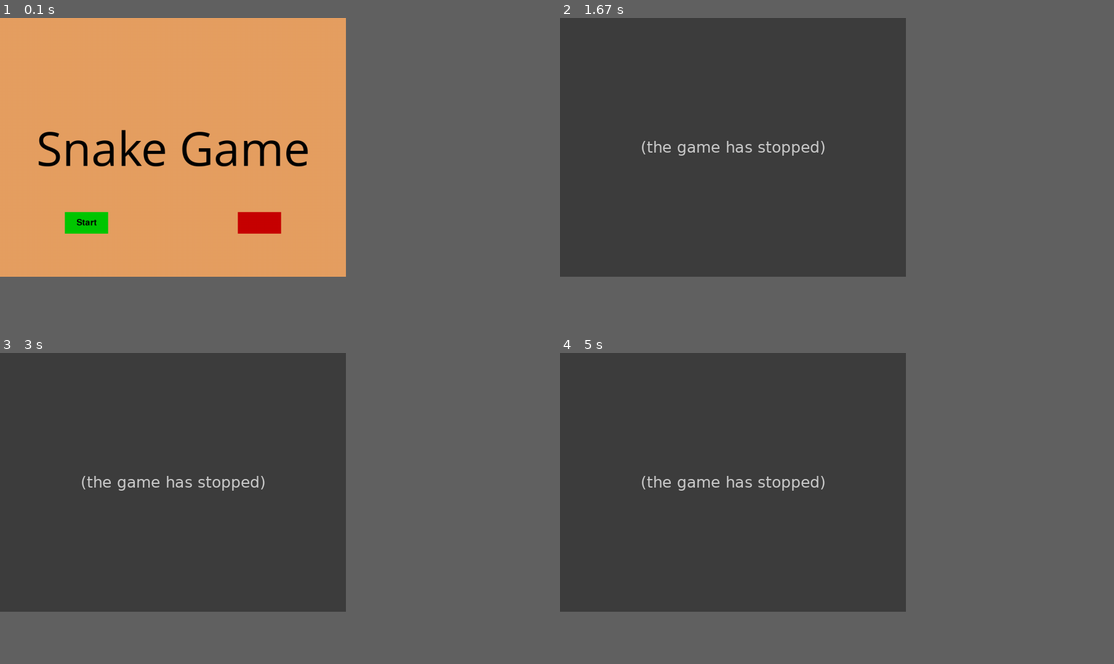
Above: before the commit, frames 1-4 (two rows, left to right).
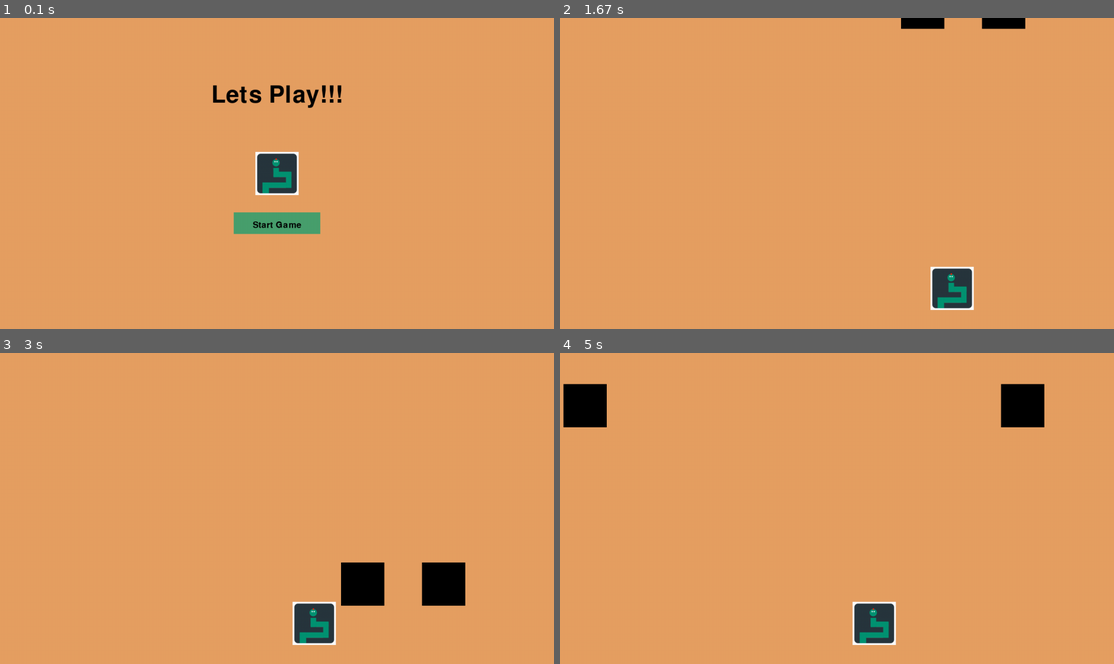
Above: after the commit, the same moments.

Repository: someshugar445/pygame_python
Game: pygame game, started from main.py
The game is run twice, just before and just after one commit, with the same random seed, the same clock (stepped at 60 frames per second) and the same inputs.
Inputs (mouse positions are in pixels of both pictures, inside the frame that each line leads up to):
- Up to frame 1 (0.1 s): no input
- Up to frame 2 (1.67 s): press the mouse at (837, 223) at 0.37 s; move the mouse to (897, 195) at 0.47 s; release the mouse at (964, 167) at 0.6 s; hold Right 0.67-1.13 s; move the mouse to (814, 89) at 0.7 s; hold Right 1.17-1.63 s
- Up to frame 3 (3 s): hold Left 1.67-2.2 s; hold Left 2.23-2.63 s; hold Right from 2.67 s (still down)
- Up to frame 4 (5 s): release Right at 3.3 s; press the mouse at (648, 558) at 3.37 s; move the mouse to (681, 508) at 3.47 s; release the mouse at (720, 458) at 3.6 s; hold Left 3.67-4.13 s; hold Right 4.17-4.63 s; hold Right from 4.67 s (still down)
The window is 562x421 before the commit and 900x506 after it. Grey fills any space a smaller window leaves; there, only what the larger window draws over its background counts as a difference.

The runs differ from the first frame. In frame 1, 5.0% of the frame differs, in the area x 6-62%, y 21-70%; in frame 2, 54%; in frame 3, 55%, in the area x 0-84%, y 0-94%; in frame 4, 54%.
Before the commit the program exited at 0.4 s; later frames show no game.

Commit message:
added start

Diff:
--- a/main.py
+++ b/main.py
@@ -1,29 +1,35 @@
 import pygame
-import time
 import random
+from win32api import GetSystemMetrics
+from pygame.locals import *
+import os
+
+
 pygame.init()
-display_width = 800
-display_height = 600
-
-gameDisplay = pygame.display.set_mode((display_width, display_height))
+display_width = GetSystemMetrics(0)
+display_height = GetSystemMetrics(1)
+
+gameDisplay = pygame.display.set_mode((display_width, display_height), RESIZABLE)
 pygame.display.set_caption('Snake Game')
 
 black = (0, 0, 0)
 brown = (230, 160, 98)
 snake_width = 73
 red = (200, 0, 0)
-green = (0, 200, 0)
+green = (72, 160, 110)
 
 bright_red = (255, 0, 0)
-bright_green = (0, 255, 0)
+bright_green = (100, 188, 136)
 
 clock = pygame.time.Clock()
 crashed = False
 snake_img = pygame.image.load('snake.png')
 
-
-def things(thingx, thingy, thingw, thingh, color):
-    pygame.draw.rect(gameDisplay, red, [thingx, thingy, thingw, thingh])
+def things1(thingx, thingy, thingw, thingh, color):
+    pygame.draw.rect(gameDisplay, color, [thingx, thingy, thingw, thingh])
+
+def things2(thingx, thingy, thingw, thingh, color):
+    pygame.draw.rect(gameDisplay, color, [thingx, thingy, thingw, thingh])
 
 
 def snake(x, y):
@@ -36,19 +42,16 @@
 
 
 def crash():
-    largeText = pygame.font.SysFont("comicsansms", 115)
+    largeText = pygame.font.SysFont("freesansbold.ttf", 115)
     TextSurf, TextRect = text_objects("You Died", largeText)
-    TextRect.center = ((display_width / 2), (display_height / 2))
+    TextRect.center = ((display_width / 2), (display_height / 4))
     gameDisplay.blit(TextSurf, TextRect)
 
     while True:
         for event in pygame.event.get():
-            # print(event)
             if event.type == pygame.QUIT:
                 pygame.quit()
                 quit()
-
-        # gameDisplay.fill(white)
 
         button("Restart", 150, 450, 100, 50, green, bright_green, game_loop)
         button("Exit", 550, 450, 100, 50, red, bright_red, quitgame)
@@ -60,16 +63,15 @@
 def button(msg, x, y, w, h, ic, ac, action=None):
     mouse = pygame.mouse.get_pos()
     click = pygame.mouse.get_pressed()
-    # print(click)
     if x + w > mouse[0] > x and y + h > mouse[1] > y:
         pygame.draw.rect(gameDisplay, ac, (x, y, w, h))
         if click[0] == 1 and action != None:
             action()
     else:
         pygame.draw.rect(gameDisplay, ic, (x, y, w, h))
-    smallText = pygame.font.SysFont("comicsansms", 20)
+    smallText = pygame.font.SysFont("freesansbold.ttf", 40)
     textSurf, textRect = text_objects(msg, smallText)
-    textRect.center = ((x + (w / 2)), (y + (h / 2)))
+    textRect.center = ((display_width / 2), (display_height / 2))
     gameDisplay.blit(textSurf, textRect)
 
 
@@ -84,30 +86,29 @@
 
 
 def paused():
-    largeText = pygame.font.SysFont("comicsansms", 115)
+    largeText = pygame.font.SysFont("freesansbold.ttf", 115)
     TextSurf, TextRect = text_objects("Paused", largeText)
     TextRect.center = ((display_width / 2), (display_height / 2))
     gameDisplay.blit(TextSurf, TextRect)
 
     while pause:
         for event in pygame.event.get():
-            # print(event)
             if event.type == pygame.QUIT:
                 pygame.quit()
                 quit()
 
-        # gameDisplay.fill(white)
-
         button("Unpause", 150, 450, 100, 50, green, bright_green, unpause)
         button("Exit", 550, 450, 100, 50, red, bright_red, quitgame)
 
         pygame.display.update()
         clock.tick(15)
 
-
 def game_intro():
     intro = True
-
+    x = display_width
+    y = display_height
+    logo = pygame.image.load(os.path.join("snake.png")).convert()
+    logo_rect = logo.get_rect(center = gameDisplay.get_rect().center)
     while intro:
         for event in pygame.event.get():
             # print(event)
@@ -116,33 +117,27 @@
                 quit()
 
         gameDisplay.fill(brown)
-        largeText = pygame.font.SysFont("comicsansms", 115)
-        TextSurf, TextRect = text_objects("Snake Game", largeText)
-        TextRect.center = ((display_width / 2), (display_height / 2))
+        largeText = pygame.font.SysFont("freesansbold.ttf", 80)
+        TextSurf, TextRect = text_objects("Lets Play!!!", largeText)
+        TextRect.center = ((display_width / 2), (display_height / 4))
         gameDisplay.blit(TextSurf, TextRect)
 
-        button("Start", 150, 450, 100, 50, green, bright_green, game_loop)
-        button("Finish!!!", 550, 450, 100, 50, red, bright_red, quitgame)
-
-        pygame.display.update()
-        clock.tick(15)
-
+        button("Start", 540, 450, 200, 50, green, bright_green, game_loop)
+        # button("Finish!!!", 550, 450, 100, 50, red, bright_red, quitgame)
+        gameDisplay.blit(logo, logo_rect)
+        pygame.display.update()
+        clock.tick(15)
         mouse = pygame.mouse.get_pos()
-
-        # print(mouse)
-
         if 150 + 100 > mouse[0] > 150 and 450 + 50 > mouse[1] > 450:
             pygame.draw.rect(gameDisplay, bright_green, (150, 450, 100, 50))
         else:
-            pygame.draw.rect(gameDisplay, green, (150, 450, 100, 50))
+            pygame.draw.rect(gameDisplay, green, (150, 750, 100, 50))
 
         smallText = pygame.font.Font("freesansbold.ttf", 20)
-        textSurf, textRect = text_objects("Start", smallText)
-        textRect.center = ((150 + (100 / 2)), (450 + (50 / 2)))
+        textSurf, textRect = text_objects("Start Game", smallText)
+        textRect.center = (640, 480)
         gameDisplay.blit(textSurf, textRect)
-
-        pygame.draw.rect(gameDisplay, red, (550, 450, 100, 50))
-
+        # pygame.draw.rect(gameDisplay, red, (550, 450, 100, 50))
         pygame.display.update()
         clock.tick(15)
 
@@ -153,7 +148,8 @@
 
     x_change = 0
 
-    thing_startx = random.randrange(0, display_width)
+    thing1_startx = random.randrange(0, display_width)
+    thing2_startx = random.randrange(0, display_width)
     thing_starty = -600
     thing_speed = 7
     thing_width = 100
@@ -181,7 +177,8 @@
 
         gameDisplay.fill(brown)
 
-        things(thing_startx, thing_starty, thing_width, thing_height, black)
+        things1(thing1_startx, thing_starty, thing_width, thing_height, black)
+        things2(thing2_startx, thing_starty, thing_width, thing_height, black)
         thing_starty += thing_speed
         snake(x, y)
 
@@ -190,12 +187,16 @@
 
         if thing_starty > display_height:
             thing_starty = 0 - thing_height
-            thing_startx = random.randrange(0, display_width)
+            thing1_startx = random.randrange(0, display_width)
+            thing2_startx = random.randrange(0, display_width)
 
         if y < thing_starty + thing_height:
             print('y crossover')
 
-            if x > thing_startx and x < thing_startx + thing_width or x + snake_width > thing_startx and x + snake_width < thing_startx + thing_width:
+            if thing1_startx < x < thing1_startx + thing_width or thing1_startx < x + snake_width < thing1_startx + thing_width:
+                print('x crossover')
+                crash()
+            elif thing2_startx < x < thing2_startx + thing_width or thing2_startx < x + snake_width < thing2_startx + thing_width:
                 print('x crossover')
                 crash()
 
